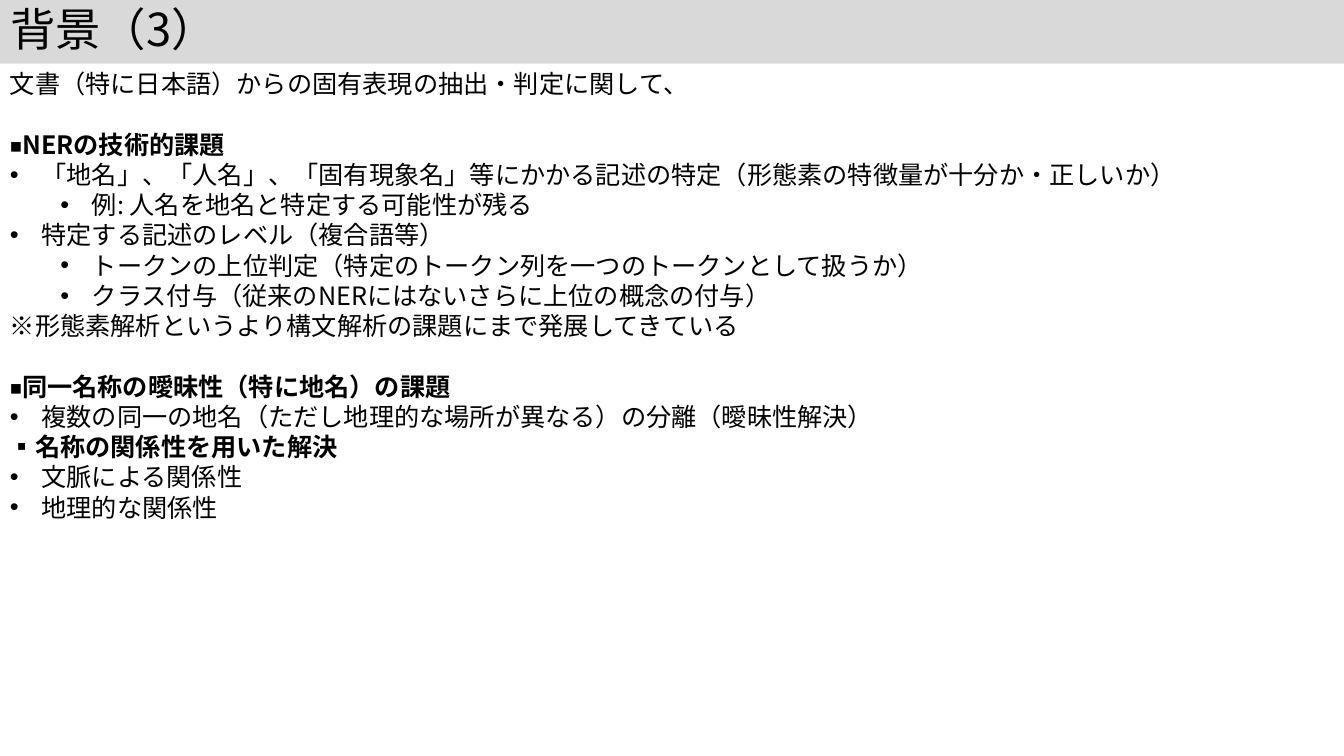
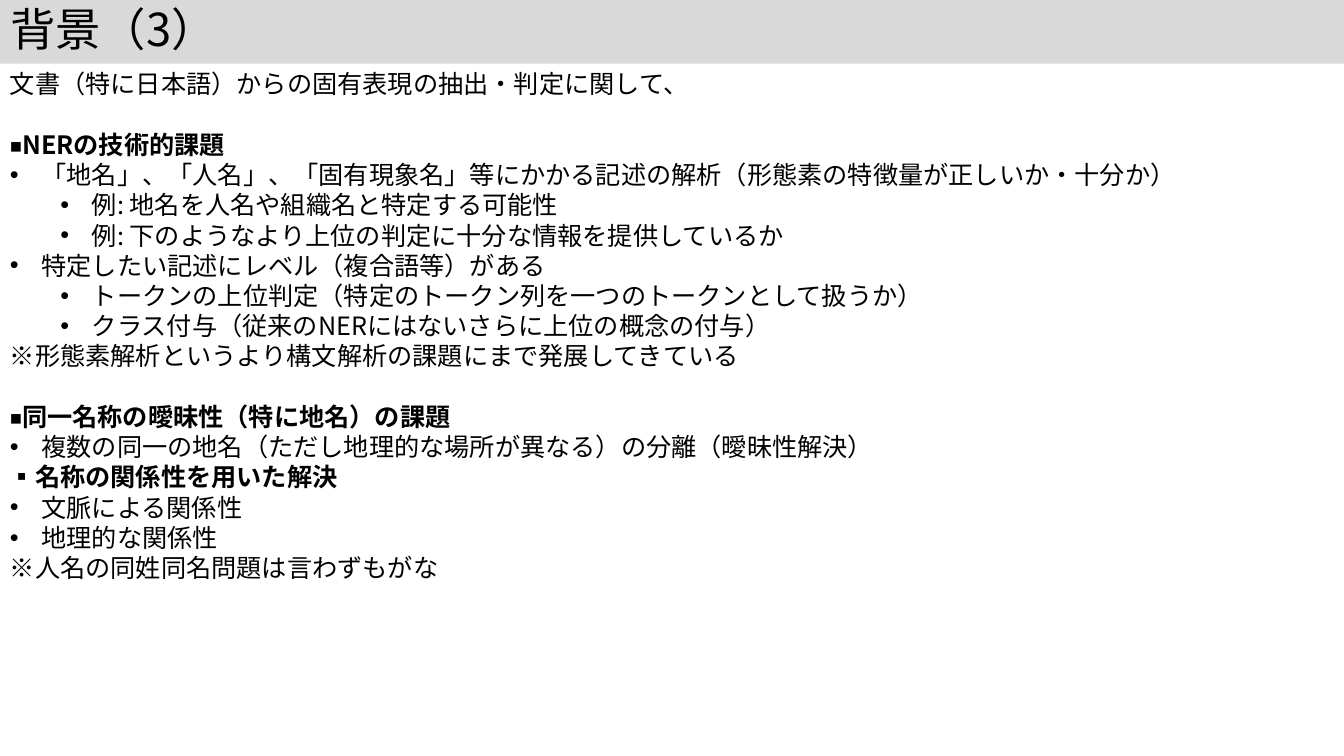
Before and after one commit to kouamano/nihongo-region-name-extract, a slide deck: slide 4 of jsik2026taikai.pptx. Drawn at 1344x756 pixels with LibreOffice and Linux fonts; fonts in the diff are those of the drawing. Boxes give left, top, right and bottom in pixels: in the first picture for what was removed or moved away, otherwise in the second. Text is boxed around its words. In the diff, an @@ line names an element or a change of style, - is before the commit and + after.

Commit message:
rev

```diff
--- a/jsik2026taikai.pptx
+++ b/jsik2026taikai.pptx
@@ text at box(41, 162, 1175, 278): text changed @@
-• 「地名」、「人名」、「固有現象名」等にかかる記述の特定（形態素の特徴量が十分か・正しいか）
-  • 例: 人名を地名と特定する可能性が残る
-• 特定する記述のレベル（複合語等）
+• 「地名」、「人名」、「固有現象名」等にかかる記述の解析（形態素の特徴量が正しいか・十分か）
+  • 例: 地名を人名や組織名と特定する可能性
+  • 例: 下のようなより上位の判定に十分な情報を提供しているか
+• 特定したい記述にレベル（複合語等）がある
@@ text at box(10, 556, 438, 579): paragraph added @@
+※人名の同姓同名問題は言わずもがな
```
Also in this commit, not shown: 3 other slides changed.
